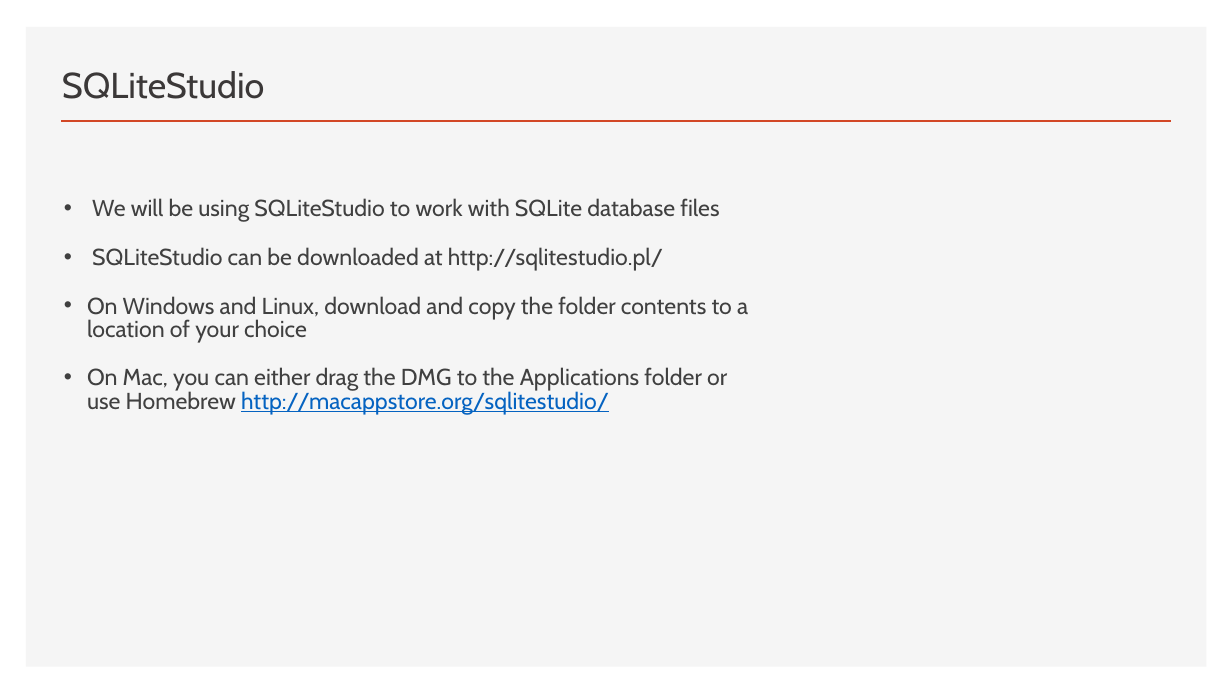
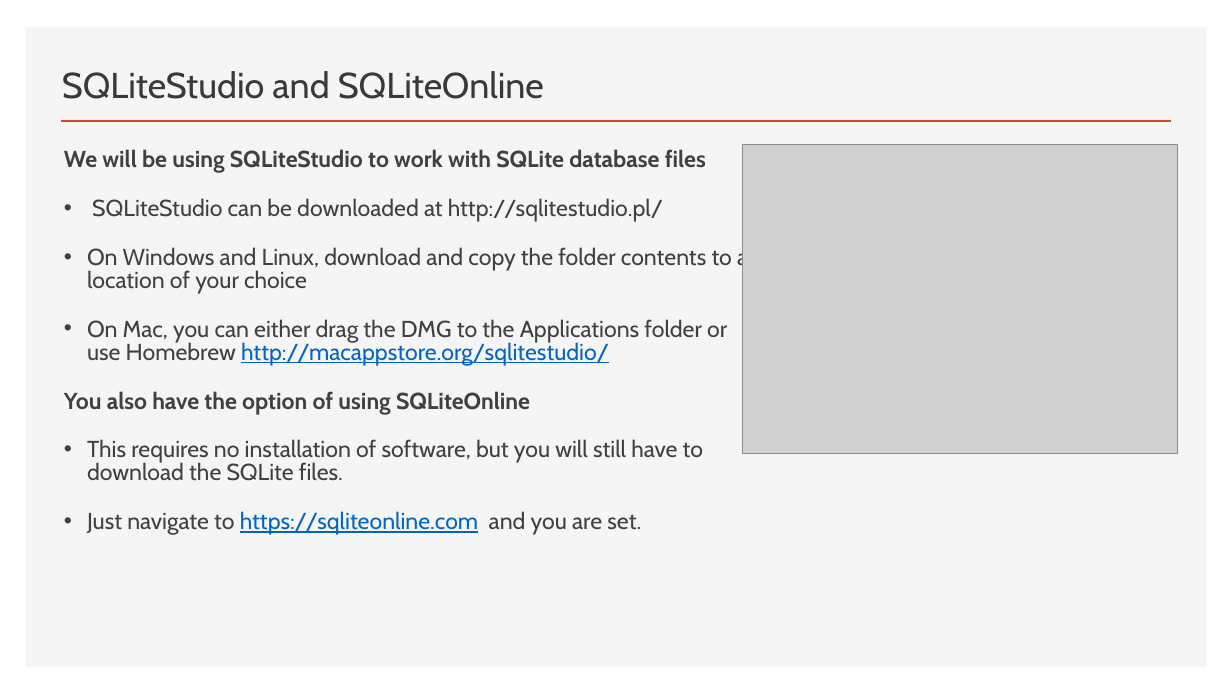
Before and after one commit to thomasnield/oreilly_sql_fundamentals_for_data, a slide deck: slide 28 of notes_and_slides/sql_fundamentals_slides.pptx (slide 27 before the commit). Drawn at 1232x693 pixels with LibreOffice and Linux fonts; fonts in the diff are those of the drawing; grey boxes stand for pictures. Boxes give left, top, right and bottom in pixels: in the first picture for what was removed or moved away, otherwise in the second. Text is boxed around its words. In the diff, an @@ line names an element or a change of style, - is before the commit and + after.

```diff
--- a/notes_and_slides/sql_fundamentals_slides.pptx
+++ b/notes_and_slides/sql_fundamentals_slides.pptx
@@ title at bbox=[62, 71, 544, 99]: text changed @@
-SQLiteStudio
+SQLiteStudio and SQLiteOnline
@@ text at bbox=[64, 149, 706, 173]: bold on in "We will be using SQLiteStudio to work ..."; bullet • to none @@
@@ picture added at bbox=[743, 144, 1177, 454] @@
@@ text at bbox=[64, 391, 703, 535]: paragraphs added @@
+You also have the option of using SQLiteOnline
+• This requires no installation of software, but you will still have to download the SQLite files.
+• Just navigate to https://sqliteonline.com and you are set.
```
Also in this commit, not shown: 9 other slides changed, 1 slide added, 1 other file.
